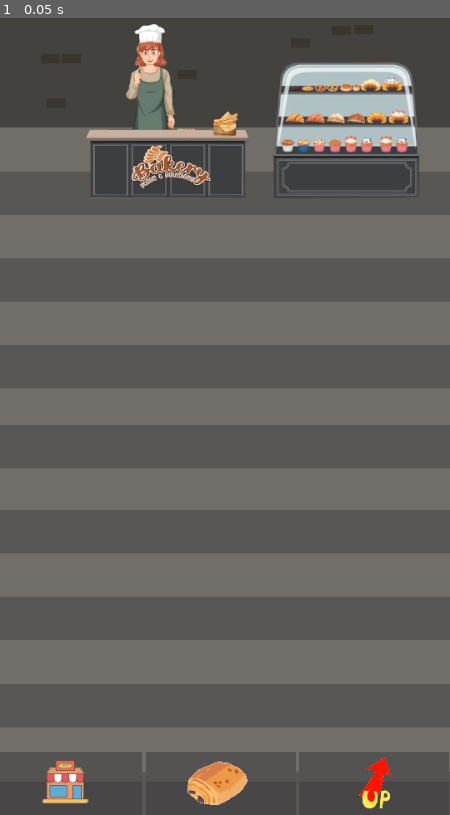
Above: before the commit, frame 1.
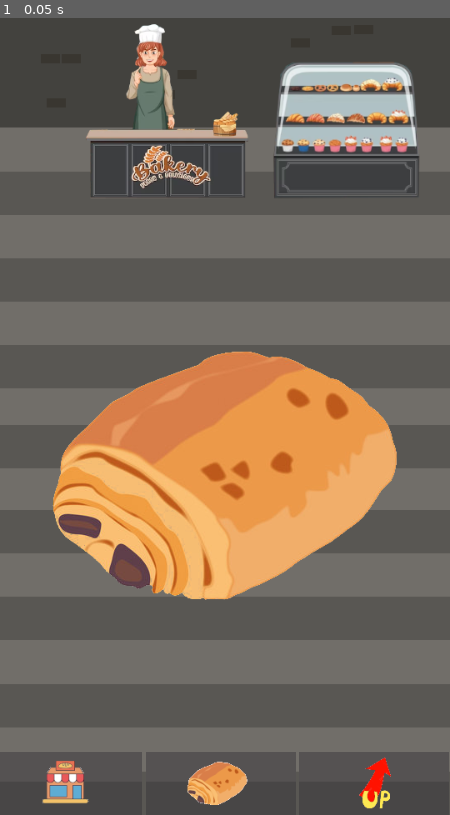
Above: after the commit, the same moment.

Repository: christophechr/EpitechGameJam-1
Game: Godot game, scene res://Scene/world.tscn
Two runs of this game, one before a commit and one after it. Both use one fixed random seed, a clock stepped at 60 frames per second and the inputs below.
Inputs:
- Up to frame 1 (0.05 s): no input

The runs differ from the first frame. In frame 1, 17% of the frame differs, in the area x 11-89%, y 41-74%.

Commit message:
erika add button

Diff:
--- a/choco_clicker/Scene/boulangère.gd
+++ b/choco_clicker/Scene/Sprite2D.gd
@@ -1,5 +1,7 @@
-extends Area2D
+extends Sprite2D
 
+var normal_size = Vector2(1, 1)
+var smaller_size = Vector2(0.9, 0.9)
 
 # Called when the node enters the scene tree for the first time.
 func _ready():
@@ -9,3 +11,9 @@
 # Called every frame. 'delta' is the elapsed time since the previous frame.
 func _process(delta):
 	pass
+
+func _on_choco_button_up():
+	scale = normal_size
+
+func _on_choco_button_down():
+	scale = smaller_size
--- a/choco_clicker/Scene/main_click_zone.gd
+++ /dev/null
@@ -1,21 +0,0 @@
-extends Area2D
-
-
-# Called when the node enters the scene tree for the first time.
-func _ready():
-	pass # Replace with function body.
-
-
-# Called every frame. 'delta' is the elapsed time since the previous frame.
-func _process(delta):
-	pass
-
-
-func _on_input_event(viewport, event, shape_idx):
-	if Input.is_action_just_pressed("BML"):
-		print("main_click_zone")
-
-
-func _on_boulangère_input_event(viewport, event, shape_idx):
-	if Input.is_action_just_pressed("BML"):
-		print("Boulangère")
--- a/choco_clicker/Scene/world.tscn
+++ b/choco_clicker/Scene/world.tscn
@@ -1,16 +1,10 @@
-[gd_scene load_steps=8 format=3 uid="uid://lswyqs3s8sx5"]
+[gd_scene load_steps=6 format=3 uid="uid://lswyqs3s8sx5"]
 
-[ext_resource type="PackedScene" path="res://Scene/BottomBar.tscn" id="1_c6gte"]
+[ext_resource type="PackedScene" uid="uid://bjjxpqcf4gsap" path="res://Scene/BottomBar.tscn" id="1_c6gte"]
 [ext_resource type="Script" path="res://Script/world.gd" id="1_r8bp6"]
 [ext_resource type="Texture2D" uid="uid://j274vub14bbq" path="res://Assets/back.png" id="2_n2vy4"]
-[ext_resource type="Script" path="res://Scene/main_click_zone.gd" id="3_jhs6i"]
-[ext_resource type="Script" path="res://Scene/boulangère.gd" id="4_dlct6"]
-
-[sub_resource type="RectangleShape2D" id="RectangleShape2D_2yik6"]
-size = Vector2(567.5, 657.5)
-
-[sub_resource type="RectangleShape2D" id="RectangleShape2D_5bye5"]
-size = Vector2(413, 214)
+[ext_resource type="Texture2D" uid="uid://bjrpnvdlax2au" path="res://Assets/choco.png" id="6_uthds"]
+[ext_resource type="Script" path="res://Scene/Sprite2D.gd" id="7_jg86x"]
 
 [node name="World" type="Node2D"]
 script = ExtResource("1_r8bp6")
@@ -34,22 +28,19 @@
 [node name="Left" type="TextureButton" parent="BottomBar"]
 layout_mode = 2
 
-[node name="main_click_zone" type="Area2D" parent="."]
-script = ExtResource("3_jhs6i")
+[node name="Sprite2D" type="Sprite2D" parent="."]
+position = Vector2(266, 552)
+texture = ExtResource("6_uthds")
+script = ExtResource("7_jg86x")
 
-[node name="CollisionShape2D" type="CollisionShape2D" parent="main_click_zone"]
-position = Vector2(269.25, 552.25)
-shape = SubResource("RectangleShape2D_2yik6")
-
-[node name="boulangère" type="Area2D" parent="."]
-script = ExtResource("4_dlct6")
-
-[node name="CollisionShape2D" type="CollisionShape2D" parent="boulangère"]
-position = Vector2(309.5, 112)
-shape = SubResource("RectangleShape2D_5bye5")
+[node name="choco" type="TextureButton" parent="Sprite2D"]
+offset_left = -292.0
+offset_top = -296.0
+offset_right = 308.0
+offset_bottom = 304.0
 
 [connection signal="button_up" from="BottomBar/Right" to="." method="_on_right_button_up"]
 [connection signal="button_up" from="BottomBar/Center" to="." method="_on_center_button_up"]
 [connection signal="button_up" from="BottomBar/Left" to="." method="_on_left_button_up"]
-[connection signal="input_event" from="main_click_zone" to="main_click_zone" method="_on_input_event"]
-[connection signal="input_event" from="boulangère" to="main_click_zone" method="_on_boulangère_input_event"]
+[connection signal="button_down" from="Sprite2D/choco" to="Sprite2D" method="_on_choco_button_down"]
+[connection signal="button_up" from="Sprite2D/choco" to="Sprite2D" method="_on_choco_button_up"]
Binary file added: choco_clicker/Assets/choco.png
Not shown, added: choco_clicker/Assets/choco.png.import
